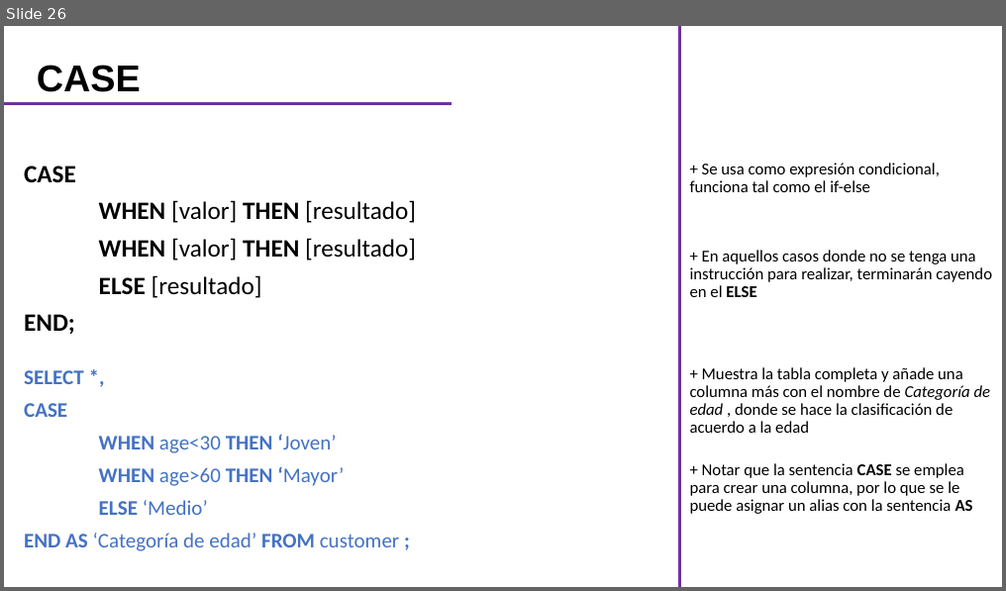
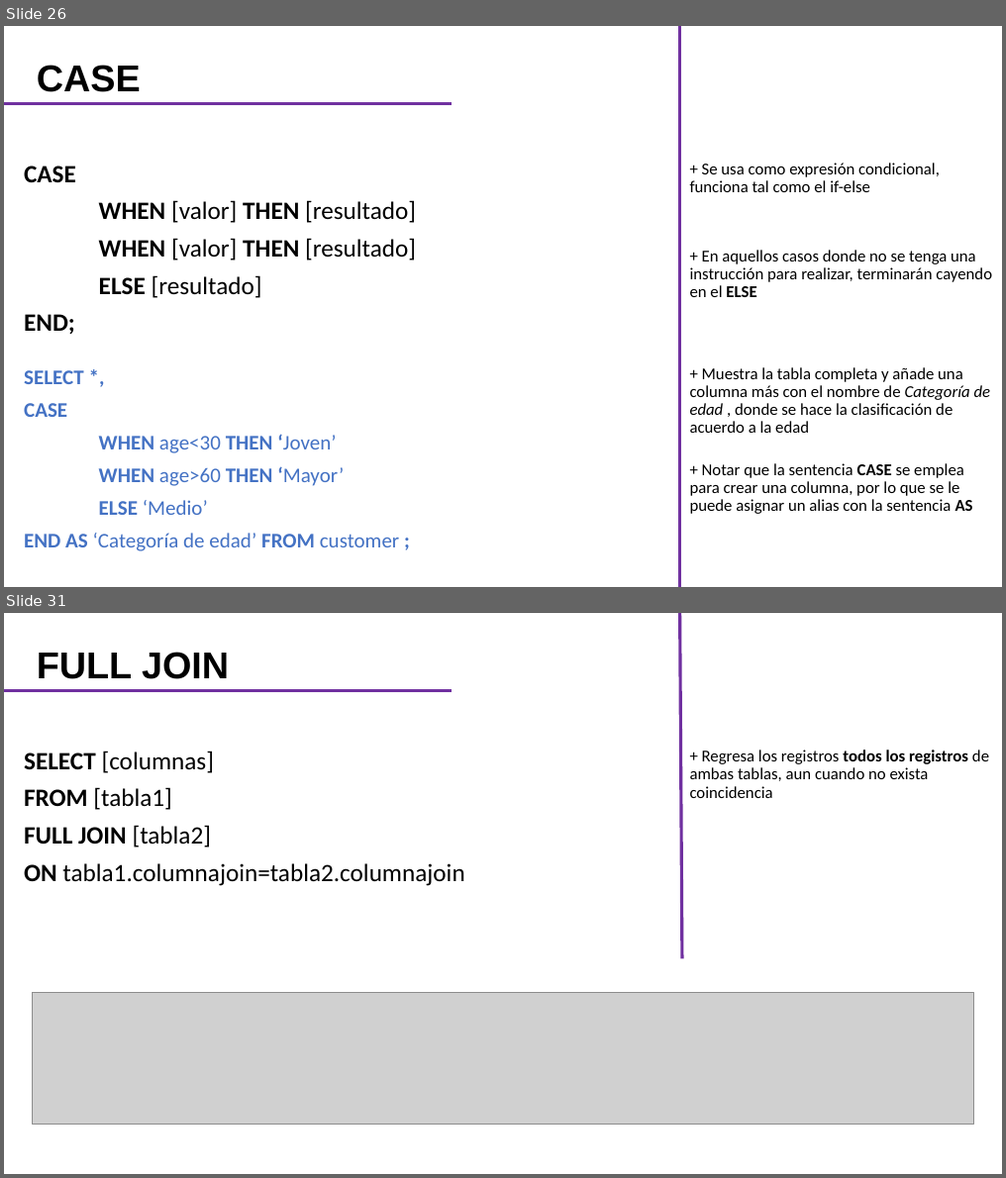
Before and after one commit to CarlosCamposs/Curso-AABD_SQL, a slide deck: Curso AABD-SQL (Notas).pptx. Shown one above the other, each under a label of ours: slide 26 before the commit, slides 26 and 31 after it; the slides between them are not shown. The pictures are 1006x591 and 1006x1178 pixels, drawn with LibreOffice and Linux fonts; fonts in the diff are those of the drawing; grey boxes stand for pictures. Boxes give left, top, right and bottom in pixels: in the first picture for what was removed or moved away, otherwise in the second. Text is boxed around its words. In the diff, an @@ line names an element or a change of style, - is before the commit and + after.

```diff
--- a/Curso AABD-SQL (Notas).pptx
+++ b/Curso AABD-SQL (Notas).pptx
@@ slide 31 added at <box>4,613,1002,1174</box>, background #FFFFFF @@
@@ line added from (682, 959) to (680, 613), #7030A0 3 pt @@
@@ title added at <box>37,652,229,679</box>, 36 pt, text #000000, bold @@
+FULL JOIN
@@ line added from (4, 691) to (451, 691), #7030A0 3 pt @@
@@ subtitle added at <box>24,751,464,886</box>, 24 pt, text #000000 @@
+SELECT [columnas]
+FROM [tabla1]
+FULL JOIN [tabla2]
+ON tabla1.columnajoin=tabla2.columnajoin
@@ text added at <box>690,750,989,798</box>, 16 pt, text #000000 @@
++ Regresa los registros todos los registros de ambas tablas, aun cuando no exista coincidencia
@@ picture added at <box>33,993,973,1125</box> @@
```
Also in this commit, not shown: 2 slides changed, 10 other slides added.
